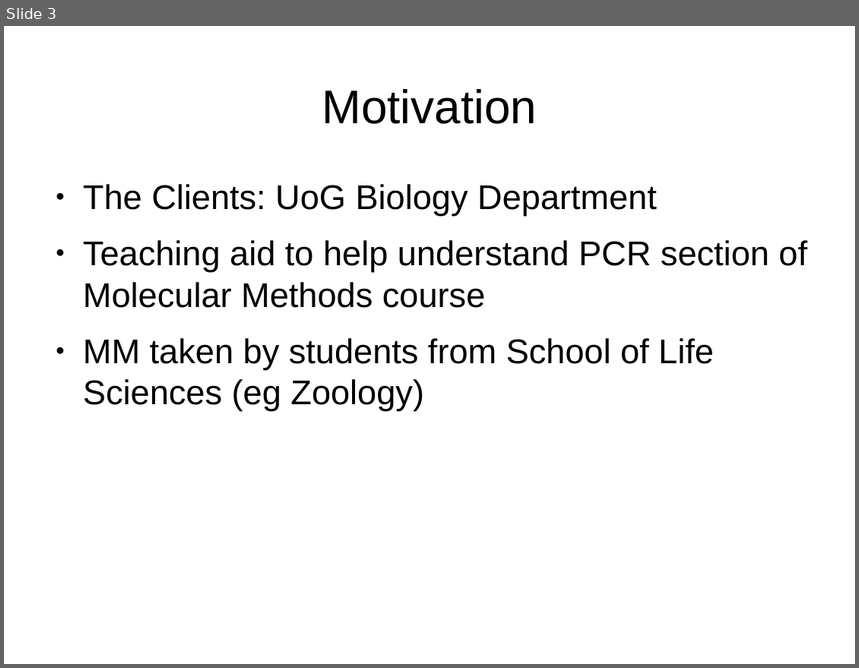
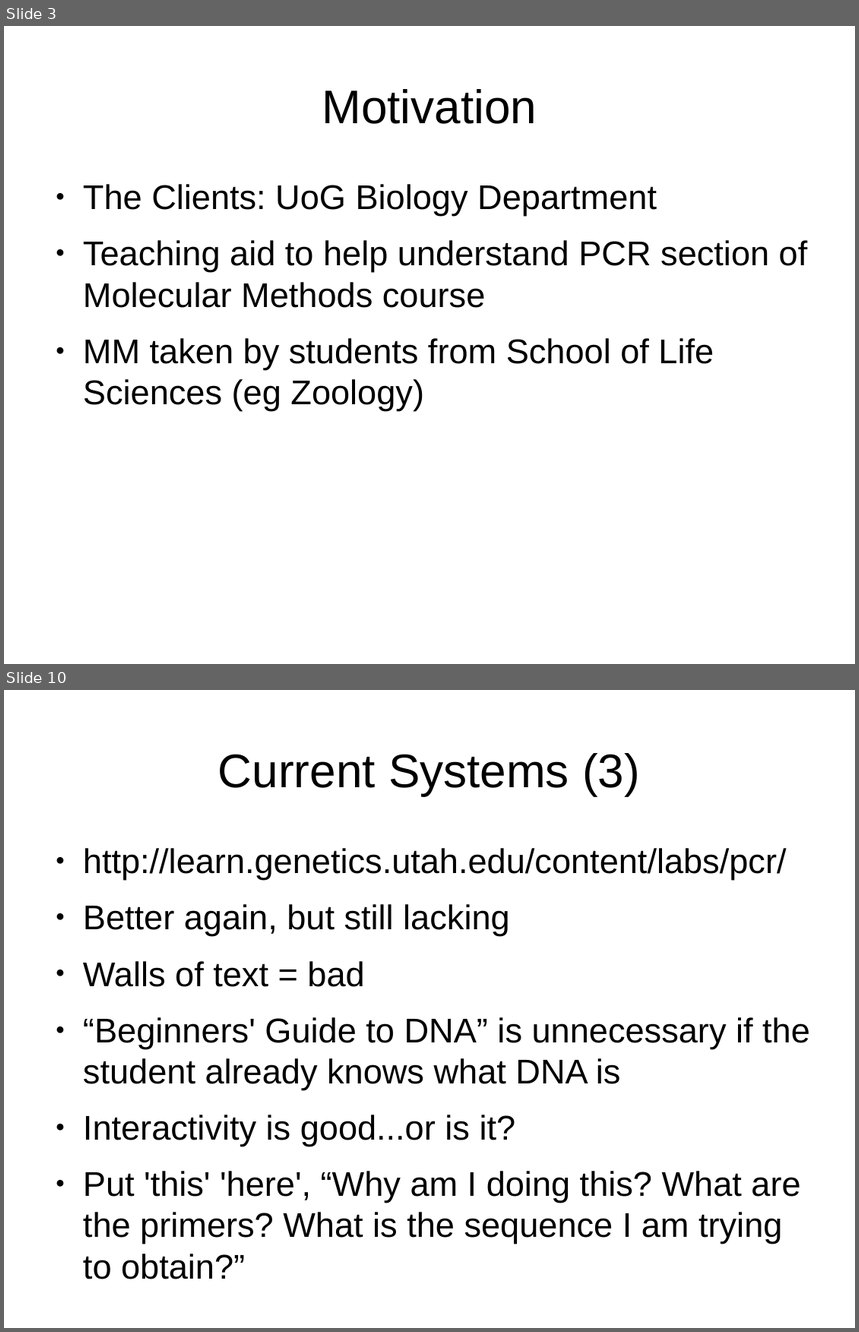
Before and after one commit to Dan-McElroy/Team-Project--Q, a slide deck: docs/progressPresentation/draft.odp. Shown one above the other, each under a label of ours: slide 3 before the commit, slides 3 and 10 after it; the slides between them are not shown. The pictures are 859x668 and 859x1332 pixels, drawn with LibreOffice and Linux fonts; fonts in the diff are those of the drawing. Boxes give left, top, right and bottom in pixels: in the first picture for what was removed or moved away, otherwise in the second. Text is boxed around its words. In the diff, an @@ line names an element or a change of style, - is before the commit and + after.

Commit message:
modified draft

```diff
--- a/docs/progressPresentation/draft.odp
+++ b/docs/progressPresentation/draft.odp
@@ slide 10 added at [4, 690, 855, 1328], background #FFFFFF @@
@@ title added at [218, 753, 640, 796], 44 pt, text #000000 @@
+Current Systems (3)
@@ text added at [83, 848, 810, 1244], 32 pt, text #000000 @@
+● http://learn.genetics.utah.edu/content/labs/pcr/
+● Better again, but still lacking
+● Walls of text = bad
+● “Beginners' Guide to DNA” is unnecessary if the student already knows what DNA is
+● Interactivity is good...or is it?
+● Put 'this' 'here', “Why am I doing this? What are the primers? What is the sequence I am trying to obtain?”
```
Also in this commit, not shown: 7 other slides added.
